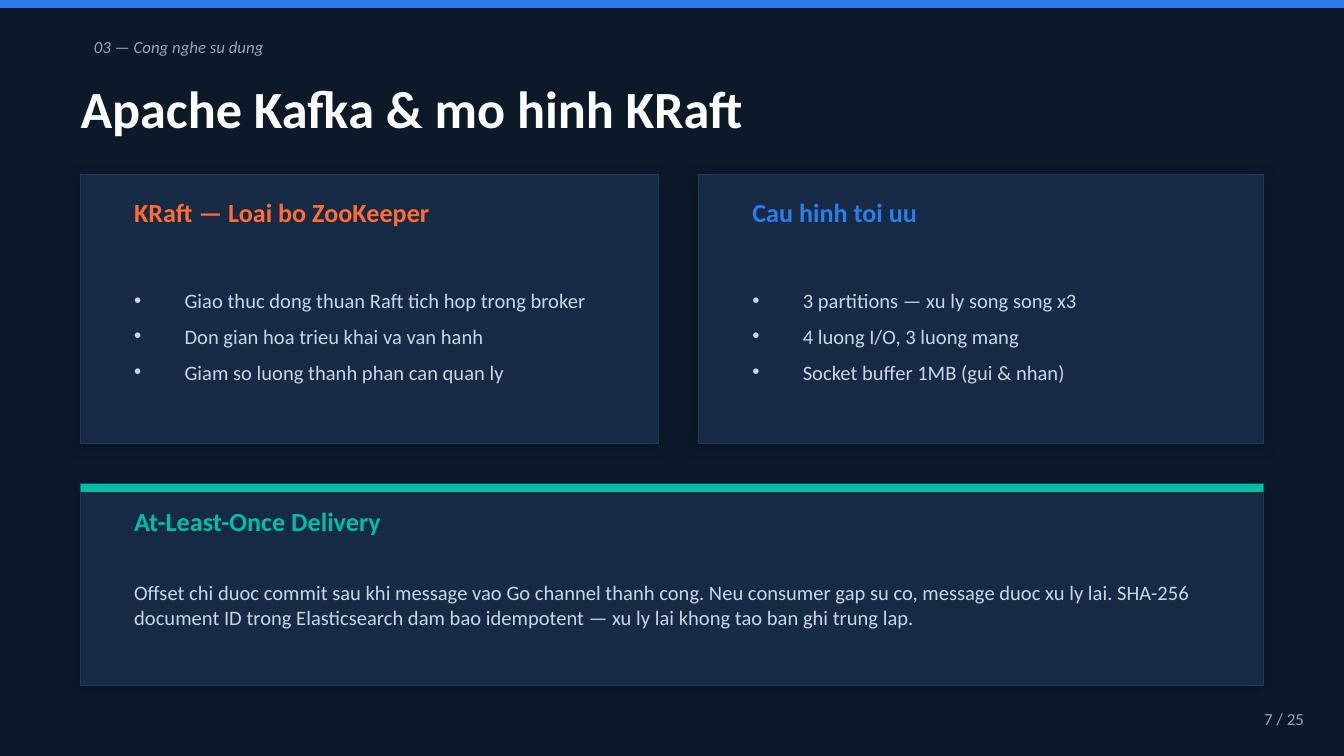
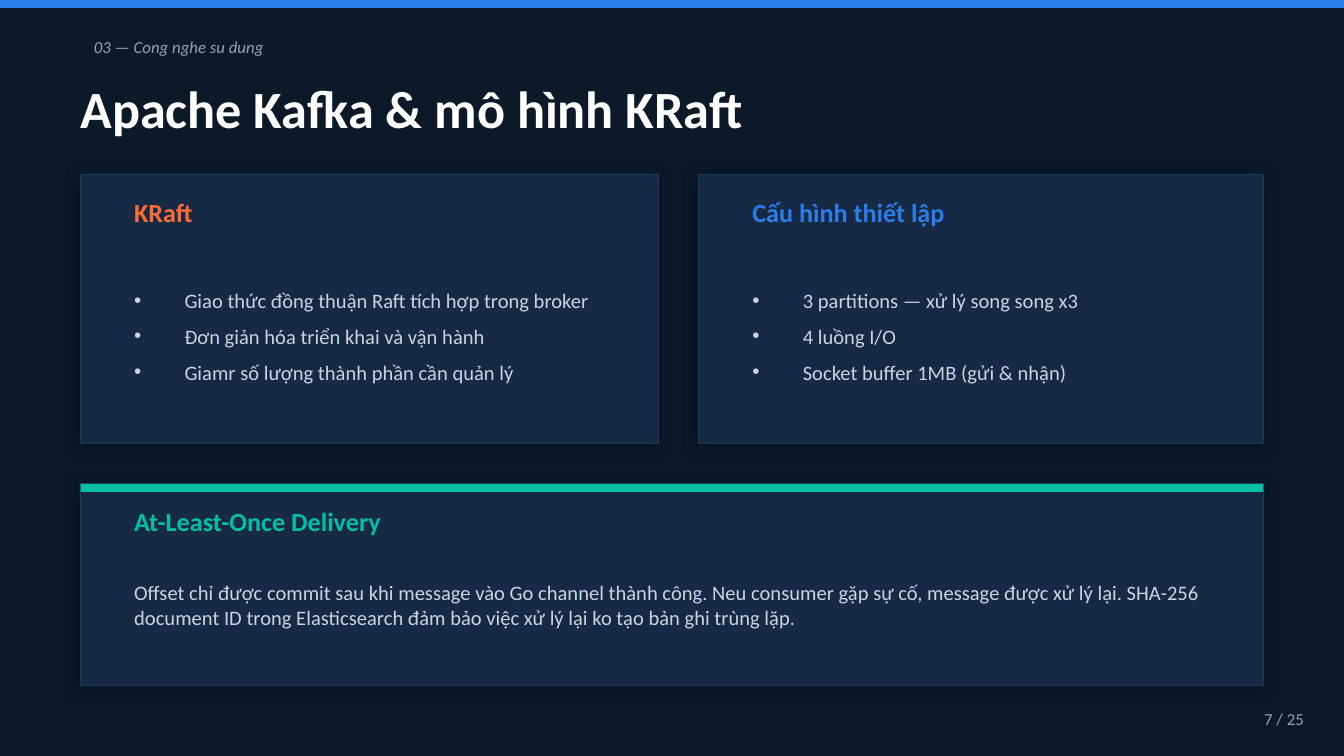
Before and after one commit to tienlamict/log-analytics-and-anomaly-detection, a slide deck: slide 8 of docs/presentation.pptx (slide 7 before the commit). Drawn at 1344x756 pixels with LibreOffice and Linux fonts; fonts in the diff are those of the drawing. Boxes give left, top, right and bottom in pixels: in the first picture for what was removed or moved away, otherwise in the second. Text is boxed around its words. In the diff, an @@ line names an element or a change of style, - is before the commit and + after.

Commit message:
update doc

```diff
--- a/docs/presentation.pptx
+++ b/docs/presentation.pptx
@@ text at <box>81,90,743,137</box>: text changed @@
-Apache Kafka & mo hinh KRaft
+Apache Kafka & mô hình KRaft
@@ text at <box>134,204,192,222</box>: text changed @@
-KRaft — Loai bo ZooKeeper
+KRaft
@@ text at <box>752,202,944,227</box>: text changed @@
-Cau hinh toi uu
+Cấu hình thiết lập
@@ text at <box>185,292,589,384</box>: text changed @@
-• Giao thuc dong thuan Raft tich hop trong broker
-• Don gian hoa trieu khai va van hanh
-• Giam so luong thanh phan can quan ly
+• Giao thức đồng thuận Raft tích hợp trong broker
+• Đơn giản hóa triển khai và vận hành
+• Giamr số lượng thành phần cần quản lý
@@ text at <box>803,293,1078,384</box>: text changed @@
-• 3 partitions — xu ly song song x3
-• 4 luong I/O, 3 luong mang
-• Socket buffer 1MB (gui & nhan)
+• 3 partitions — xử lý song song x3
+• 4 luồng I/O
+• Socket buffer 1MB (gửi & nhận)
@@ text at <box>134,584,1199,629</box>: text changed @@
-Offset chi duoc commit sau khi message vao Go channel thanh cong. Neu consumer gap su co, message duoc xu ly lai. SHA-256 document ID trong Elasticsearch dam bao idempotent — xu ly lai khong tao ban ghi trung lap.
+Offset chỉ được commit sau khi message vào Go channel thành công. Neu consumer gặp sự cố, message được xử lý lại. SHA-256 document ID trong Elasticsearch đảm bảo việc xử lý lại ko tạo bản ghi trùng lặp.
```
Also in this commit, not shown: 16 other slides changed, 3 slides added, 8 slides removed.
